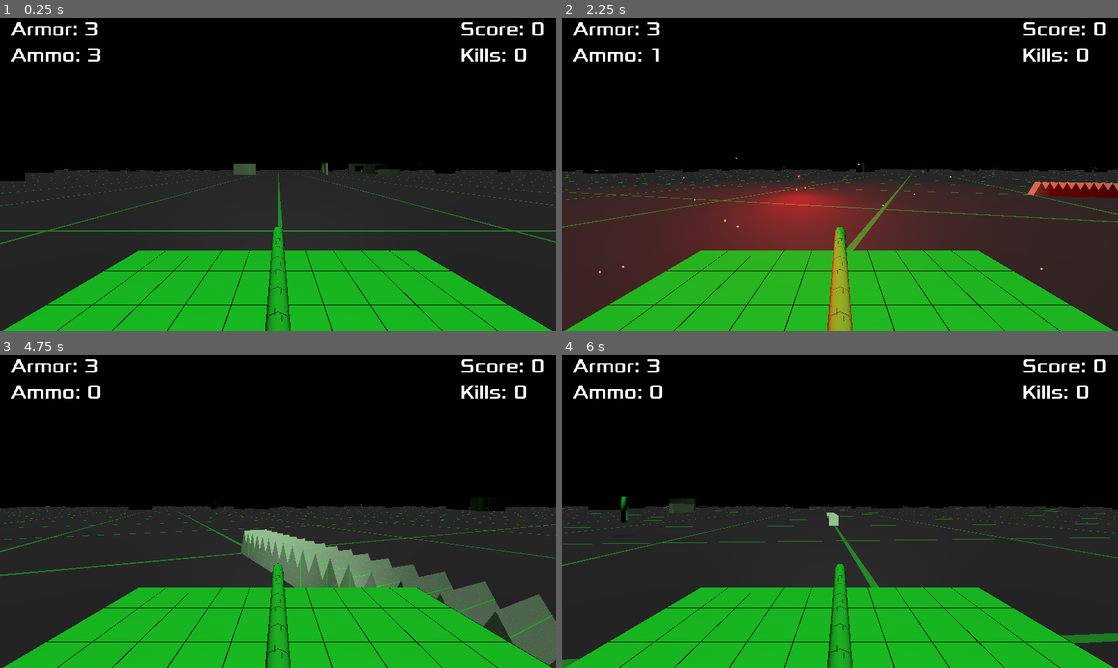
Above: before the commit, frames 1-4 (two rows, left to right).
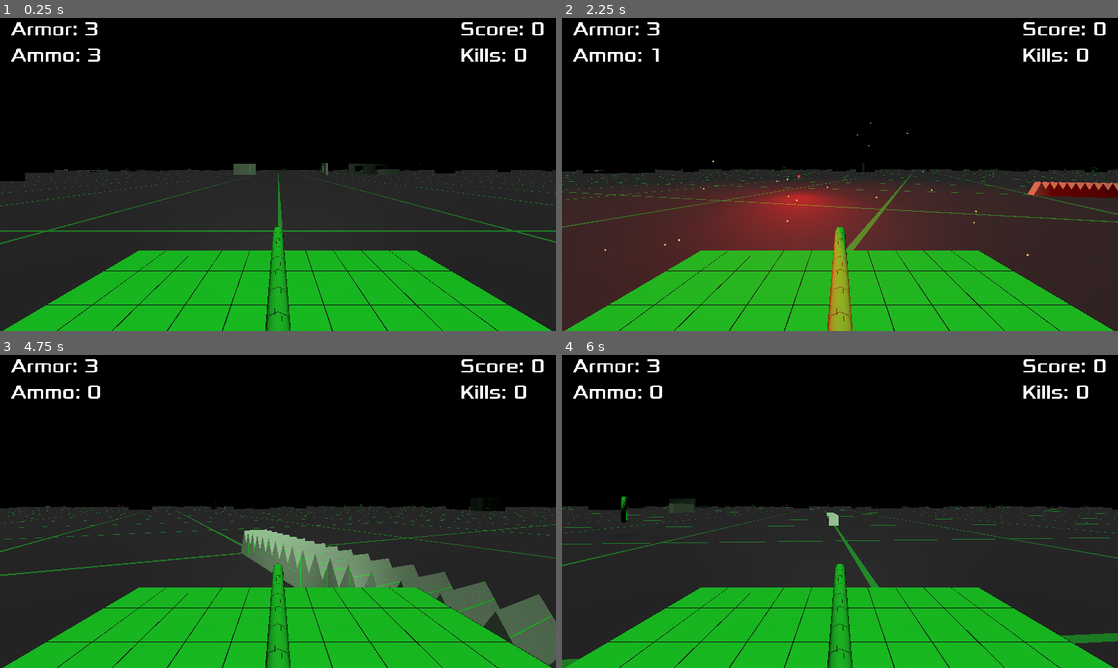
Above: after the commit, the same moments.

Repository: Kromey/spectre
Game: Godot game, scene res://Main.tscn
Same seed, same stepped clock (60 frames per second), same inputs: the game is played once before the commit and once after it.
Inputs:
- Up to frame 1 (0.25 s): no input
- Up to frame 2 (2.25 s): hold D (movement_right) 0.53-1.28 s; hold Space (action_shoot) 0.53-1.28 s; hold S (movement_backward) 1.28-2.03 s; tap Space (action_shoot) at 1.35 s; hold D (movement_right) from 2.03 s (still down); hold Space (action_shoot) from 2.03 s (still down)
- Up to frame 3 (4.75 s): release D (movement_right) at 2.78 s; release Space (action_shoot) at 2.78 s; hold W (movement_forward) 2.78-3.53 s; tap Space (action_shoot) at 2.85, 4.35 s; hold Space (action_shoot) 3.53-4.28 s; hold A (movement_left) from 3.53 s (still down)
- Up to frame 4 (6 s): release A (movement_left) at 5.03 s; hold S (movement_backward) 5.03-5.78 s; hold Space (action_shoot) 5.03-5.78 s; hold D (movement_right) from 5.78 s (still down); tap Space (action_shoot) at 5.85 s

The runs differ from the first frame. In frame 2, less than 0.1% of the frame differs, in the area x 6-87%, y 33-82%; in frame 3, less than 0.1%; in frame 4, less than 0.1%.

Commit message:
Advanced Tank enemy is now 20% larger

Diff:
--- a/tanks/AdvancedTank.tscn
+++ b/tanks/AdvancedTank.tscn
@@ -12,12 +12,14 @@
 shader_param/ROW_COUNT = 10.0
 
 [node name="AdvancedTank" instance=ExtResource( 1 )]
+transform = Transform( 1.2, 0, 0, 0, 1.2, 0, 0, 0, 1.2, 0, 0.25, 0 )
 MAX_DAMAGE = 2
 MAX_SPEED = 3.0
 TURN_RATE = 1.8
 MAX_AMMO = 1.0
 GUN_RANGE = 20.0
 BULLET_SPEED = 9.0
+navigation_lookahead = 4
 
 [node name="CSGCombiner" parent="." index="1"]
 material_override = SubResource( 1 )
